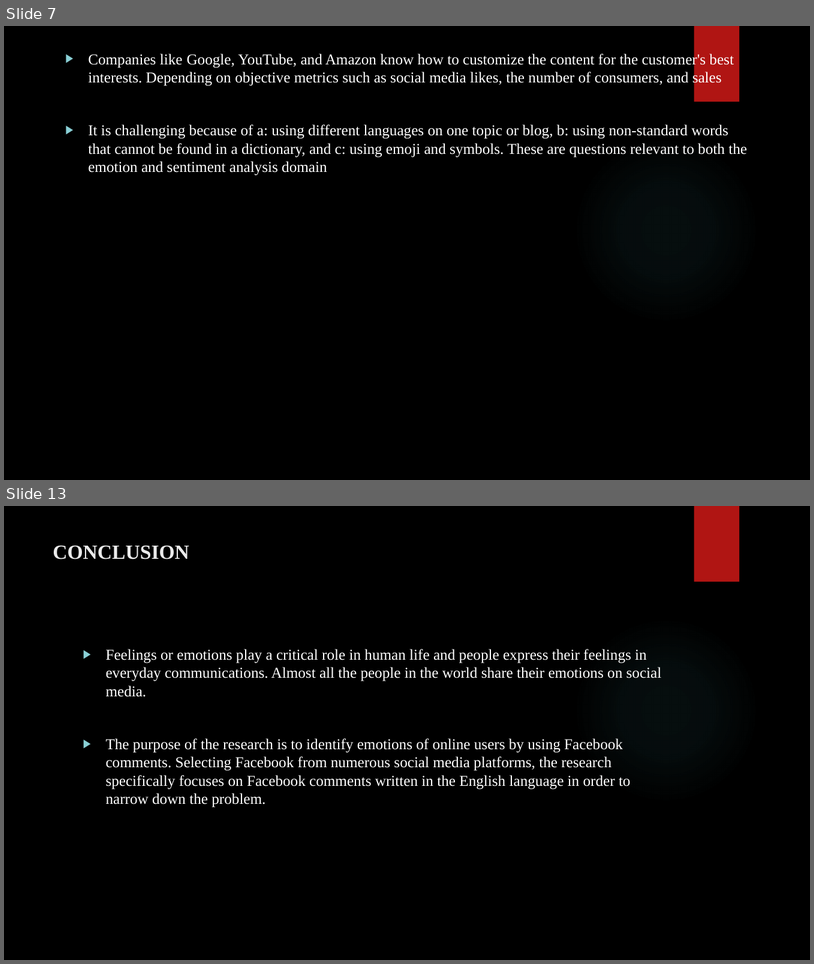
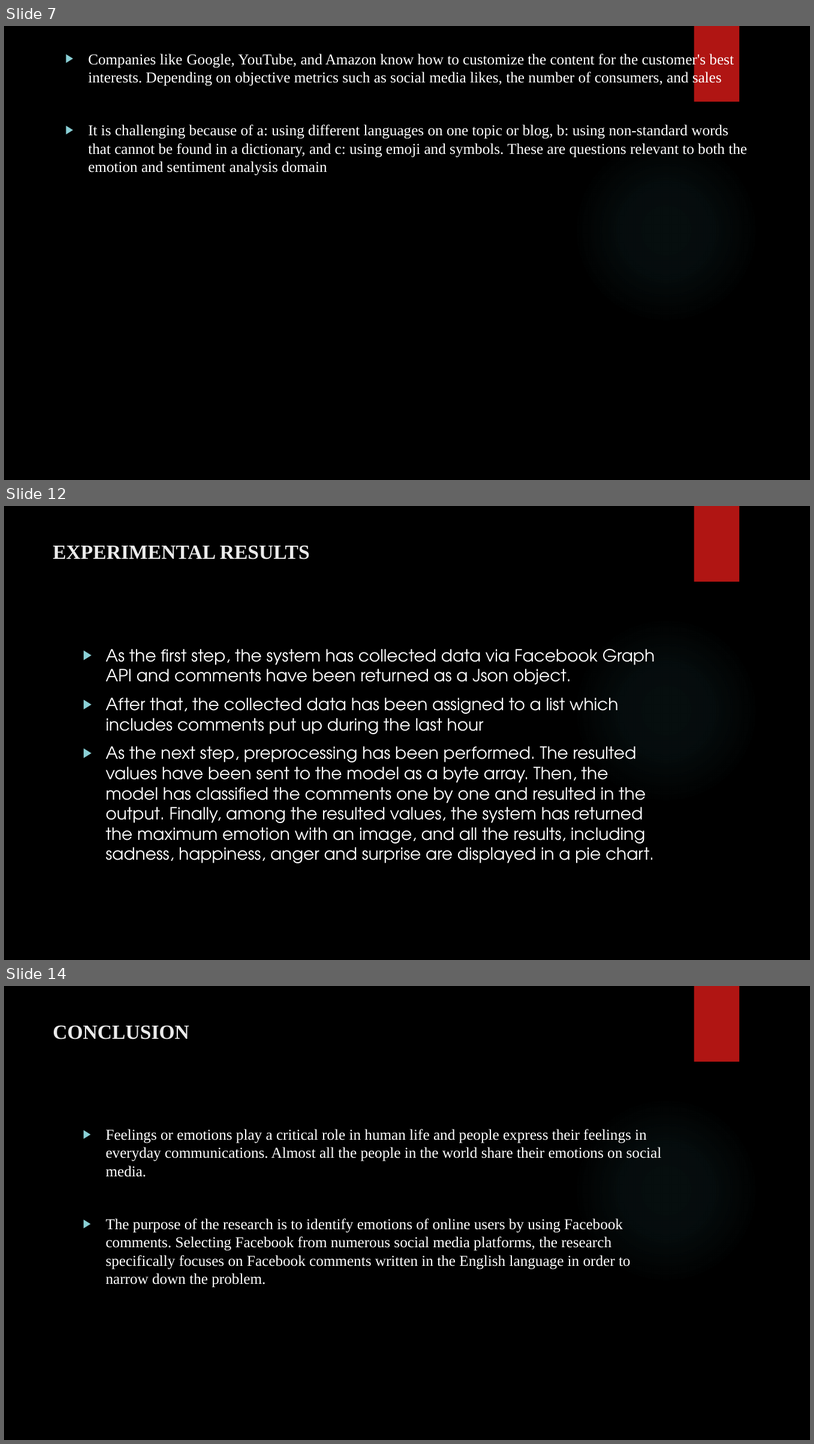
Before and after one commit to GopiAchyutha-16327151/Journal-club-presentation, a slide deck: NLP Presentation.pptx. Shown one above the other, each under a label of ours: slides 7 and 13 before the commit, slides 7, 12 and 14 after it; the slides between them are not shown. The pictures are 814x964 and 814x1444 pixels, drawn with LibreOffice and Linux fonts; fonts in the diff are those of the drawing; background and template pictures are left out. Boxes give left, top, right and bottom in pixels: in the first picture for what was removed or moved away, otherwise in the second. Text is boxed around its words. In the diff, an @@ line names an element or a change of style, - is before the commit and + after.

```diff
--- a/NLP Presentation.pptx
+++ b/NLP Presentation.pptx
@@ slide 12 added at box(4, 506, 810, 960), background picture (left out); not listed: 2 template elements that a slide beside it also shows @@
@@ title added at box(53, 545, 310, 559), 24 pt, text #EBEBEB, bold @@
+EXPERIMENTAL RESULTS
@@ text added at box(106, 649, 655, 863), 20 pt, text #FFFFFF @@
+▶ As the first step, the system has collected data via Facebook Graph API and comments have been returned as a Json object.
+▶ After that, the collected data has been assigned to a list which includes comments put up during the last hour
+▶ As the next step, preprocessing has been performed. The resulted values have been sent to the model as a byte array. Then, the model has classified the comments one by one and resulted in the output. Finally, among the resulted values, the system has returned the maximum emotion with an image, and all the results, including sadness, happiness, anger and surprise are displayed in a pie chart.
@@ what was slide 13 is now slide 14 @@
```
Also in this commit, not shown: 6 slides changed, 2 other slides added, 1 slide removed.
